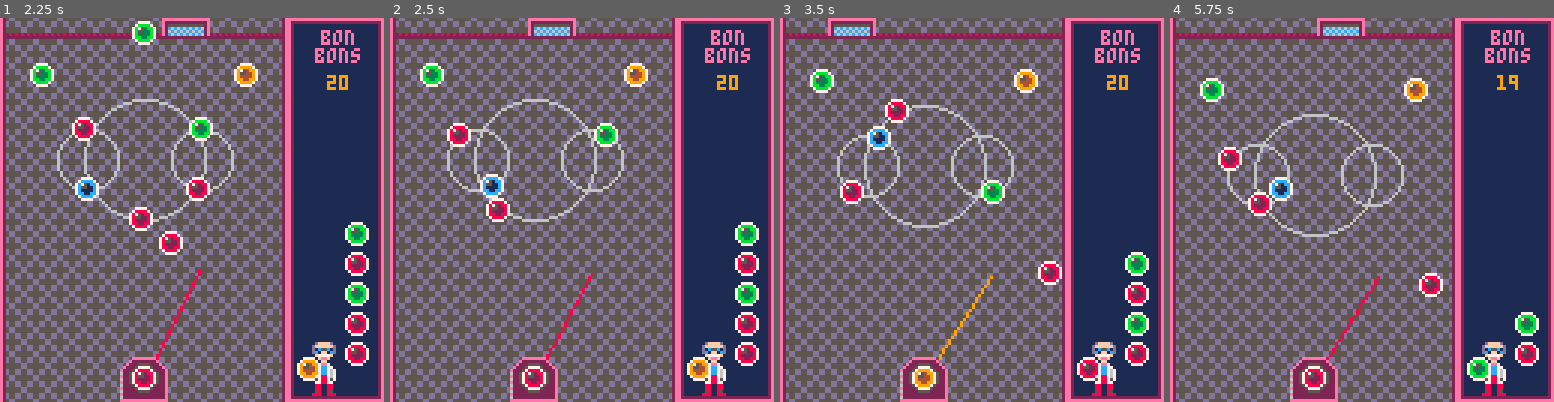
Above: before the commit, frames 1-4 (left to right).
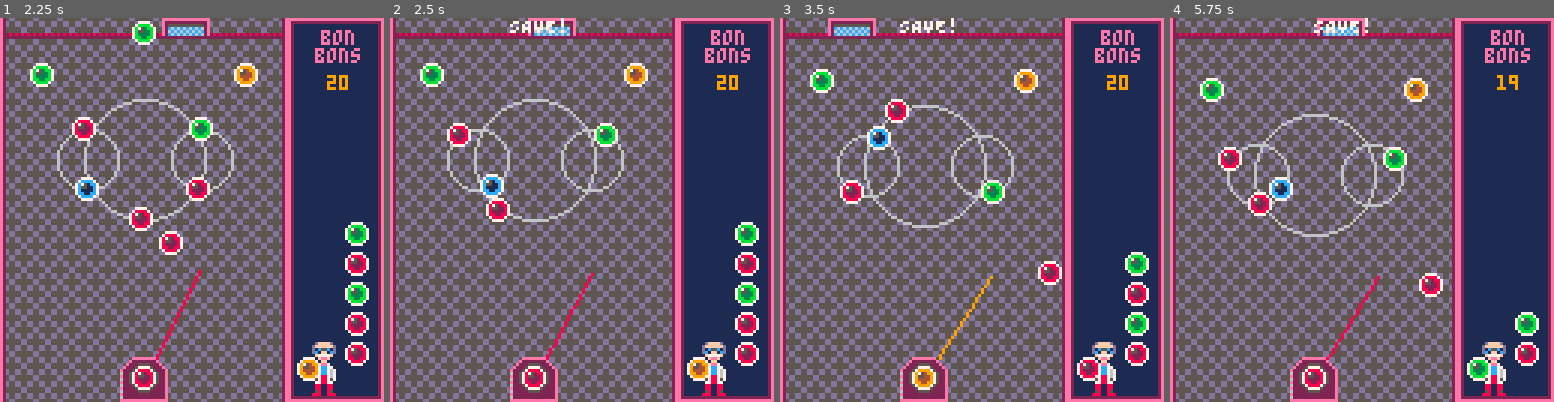
Above: after the commit, the same moments.

Repository: adamwoolridge/pico8
Game: PICO-8 cartridge bonbonshoot.p8
The game is run twice, just before and just after one commit, with the same random seed, the same clock (stepped at 60 frames per second) and the same inputs.
Inputs:
- Up to frame 1 (2.25 s): tap X (X key) at 0.33, 1.07, 1.85 s; tap O (Z key) at 0.7, 1.7, 2.1 s; hold Right 1.6-2.1 s
- Up to frame 2 (2.5 s): hold Right from 2.47 s (still down)
- Up to frame 3 (3.5 s): tap O (Z key) at 2.5, 2.9, 3.3 s; tap X (X key) at 2.97 s; release Right at 3.03 s; hold Left from 3.08 s (still down)
- Up to frame 4 (5.75 s): release Left at 3.58 s; tap O (Z key) every 0.4 s from 3.7 to 5.7 s; hold Right 4.02-4.68 s; tap X (X key) at 4.08, 5.2 s; hold Left 5.08-5.68 s

Frame 1 is identical in both runs. In frame 2, 0.2% of the frame differs, in the area x 31-46%, y 0-4%; in frame 3, 0.2%; in frame 4, 0.5%, in the area x 37-62%, y 0-40%.

Commit message:
[Bonbon] Effects

Diff:
--- a/bonbonshoot.p8
+++ b/bonbonshoot.p8
@@ -44,8 +44,20 @@
 
 pulses = {}
 
+screenflash = {}
+screenflash.lifetime = 2
+screenflash.life = 0
+
+saveflash = {}
+saveflash.x = 0
+saveflash.y = 0
+saveflash.toggletime = 3
+saveflash.toggletick = 0
+saveflash.flashes = 7
+saveflash.flashesleft = 0
+saveflash.visible = false
+
 function makepulse(x, y)
-
 end
 
 function makeenemy(x,y, vx, vy, r)
@@ -69,16 +81,6 @@
 	c.active = true
 	c.rotoffset = 180
 	add(e.balls, c)
-
---	local d = makeball(e.x, e.y, 0)
---	d.active = true
---	d.rotoffset = 90
---	add(e.balls, d)
-
---	local f = makeball(e.x, e.y, 0)
---	f.active = true
---	f.rotoffset = 270
---	add(e.balls, f)
 
 	add	(enemies,e)
 	return e
@@ -142,6 +144,18 @@
 	updateenemies();
 	updateballcol()
 	updatenet()
+	updatescreenflash()
+	updatesaveflash()
+end
+
+function flashscreen()
+	screenflash.life = screenflash.lifetime
+end
+
+function updatescreenflash()
+	if (screenflash.life > 0) then
+		screenflash.life -= 1
+	end
 end
 
 function updatenet()
@@ -164,9 +178,11 @@
 						if (b!=b2) then
 									if (dist(b, b2) <= 4*2) then
 										del(balls, b)
-										del(balls, b2)
 										if (b.c != b2.c) then
 											ballsremaining-=1
+											flashscreen()
+										else
+											del(balls, b2)
 										end
 										return
 									end
@@ -238,6 +254,37 @@
 	print("bon", 107, 4,14)
 	print("bons", 105, 10,14)
 	print(ballsremaining, 109, 19,9)
+
+	if (screenflash.life > 0) then
+		rectfill(0, 0, 128, 128, 8)
+	end
+
+	if (saveflash.visible) then
+		print ("SAVE!", saveflash.x, saveflash.y, 7)
+	end
+end
+
+function flashsave(x, y)
+	saveflash.toggletick = saveflash.toggletime
+	saveflash.x = x
+	saveflash.y = y
+	saveflash.visible = true
+	saveflash.flashesleft = saveflash.flashes
+end
+
+function updatesaveflash()
+	if (saveflash.flashesleft <= 0) then return end
+
+	saveflash.toggletick-=1
+
+	if (saveflash.toggletick==0) then
+		saveflash.visible = not saveflash.visible
+		saveflash.toggletick = saveflash.toggletime
+
+		if (not saveflash.visible) then
+			saveflash.flashesleft -= 1
+		end
+	end
 end
 
 function reload_ballq()
@@ -293,6 +340,7 @@
 		if (ball.y < playarea.miny) then
 			--ball.vx = 0
 			--ball.vy = 0.03
+			flashsave(ball.x-4, 0)
 			del(balls, ball)
 		end
 	end
@@ -434,14 +482,14 @@
 00000000000000000000000000000000000000000000000000000000000000000000000000000000000000000000000000000000000000000000000000000000
 00000000000000000000000000000000000000000000000000000000000000000000000000000000000000000000000000000000000000000000000000000000
 00000000000000000000000000000000000000000000000000000000000000000000000000000000000000000000000000000000000000000000000000000000
-00000000000000000000000000000000000000000000000000000000000000000000000000000000000000000000000000000000000000000000000000000000
-00000000000000000000000000000000000000000000000000000000000000000000000000000000000000000000000000000000000000000000000000000000
-00000000000000000000000000000000000000000000000000000000000000000000000000000000000000000000000000000000000000000000000000000000
-00000000000000000000000000000000000000000000000000000000000000000000000000000000000000000000000000000000000000000000000000000000
-00000000000000000000000000000000000000000000000000000000000000000000000000000000000000000000000000000000000000000000000000000000
-00000000000000000000000000000000000000000000000000000000000000000000000000000000000000000000000000000000000000000000000000000000
-00000000000000000000000000000000000000000000000000000000000000000000000000000000000000000000000000000000000000000000000000000000
-00000000000000000000000000000000000000000000000000000000000000000000000000000000000000000000000000000000000000000000000000000000
+00000000000000000000000000000000000000002222222200000000000000000000000000000000000000000000000000000000000000000000000000000000
+00000000000000000000000000000000000000002222222200000000000000000000000000000000000000000000000000000000000000000000000000000000
+00000000000000000000000000000000000000002222222200000000000000000000000000000000000000000000000000000000000000000000000000000000
+00000000000000000000000000000000000000002222222200000000000000000000000000000000000000000000000000000000000000000000000000000000
+00000000000000000000000000000000000000002222222200000000000000000000000000000000000000000000000000000000000000000000000000000000
+00000000000000000000000000000000000000002222222200000000000000000000000000000000000000000000000000000000000000000000000000000000
+00000000000000000000000000000000000000002222222200000000000000000000000000000000000000000000000000000000000000000000000000000000
+00000000000000000000000000000000000000002222222200000000000000000000000000000000000000000000000000000000000000000000000000000000
 00000000000000000000000000000000000000000000000000000000000000000000000000000000000000000000000000000000000000000000000000000000
 00000000000000000000000000000000000000000000000000000000000000000000000000000000000000000000000000000000000000000000000000000000
 00000000000000000000000000000000000000000000000000000000000000000000000000000000000000000000000000000000000000000000000000000000
